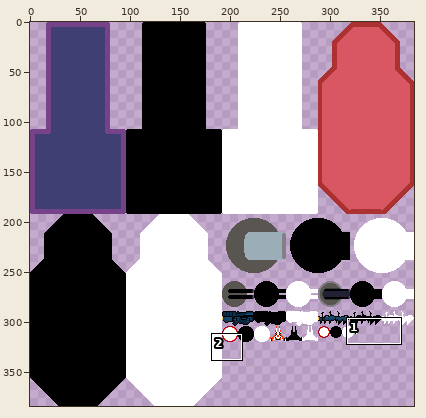
Sprite sheet: data/combat_sprites.png. Above, an overview of the earlier version with the close-up marked.
Close-up. Earlier state:
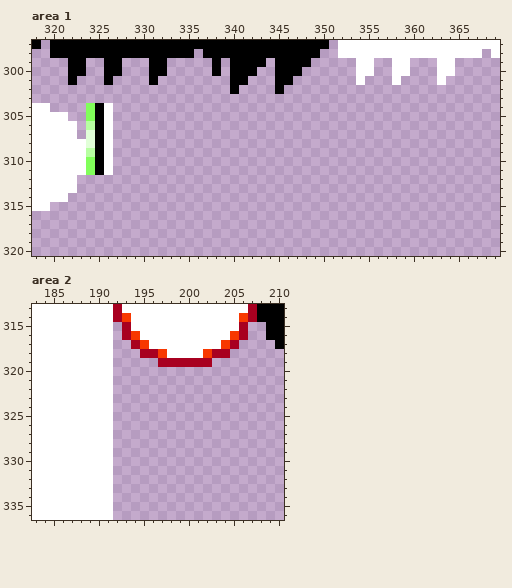
The file is 384x384 pixels. Colours within 5 levels of each other are drawn and written as one. Shown: area 1: x 318..369, y 297..320; area 2: x 183..210, y 313..336.
New version:
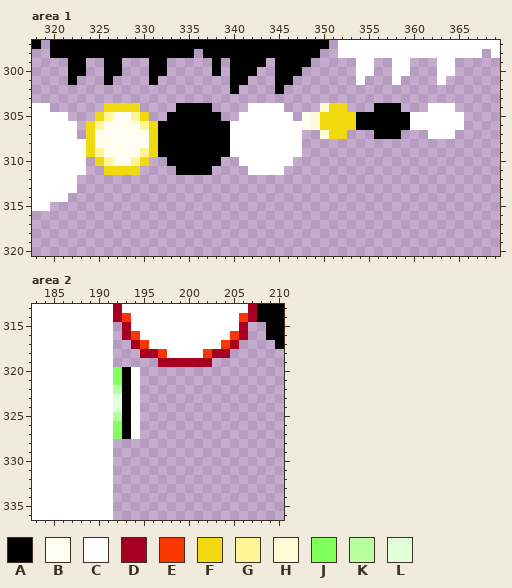
Palette (. is transparent): A #000000  B #fffdf0  C #ffffff  D #a80020  E #f83800  F #f1d910  G #fff496  H #fffbd6  J #81ff5a  K #b7ffa1  L #e1ffd8
What changed:
--- area 1
@@ x 318..369 @@
 303 ....................................................
-304 CC....JAC...........................................
-305 CCCC..JAC...........................................
-306 CCCCC.KAC...........................................
-307 CCCCC.LAC...........................................
-308 CCCCCCLAC...........................................
-309 CCCCCCKAC...........................................
-310 CCCCCCJAC...........................................
-311 CCCCCCJAC...........................................
+304 CC......FFFF....AAAA....CCCC....HFF...AAA...CCC.....
+305 CCCC...FGBBGF..AAAAAA..CCCCCC.BHFFFFAAAAAACCCCCC....
+306 CCCCC.FGBBBBGFAAAAAAAACCCCCCCCBHFFFFAAAAAACCCCCC....
+307 CCCCC.FBBBBBBFAAAAAAAACCCCCCCC..HFF...AAA...CCC.....
+308 CCCCCCFBBBBBBFAAAAAAAACCCCCCCC......................
+309 CCCCCCFGBBBBGFAAAAAAAACCCCCCCC......................
+310 CCCCCC.FGBBGF..AAAAAA..CCCCCC.......................
+311 CCCCCC..FFFF....AAAA....CCCC........................
 312 CCCCC...............................................
--- area 2
@@ x 190..196 @@
 319 CC.....
-320 CC.....
-321 CC.....
-322 CC.....
-323 CC.....
-324 CC.....
-325 CC.....
-326 CC.....
-327 CC.....
+320 CCJAC..
+321 CCJAC..
+322 CCKAC..
+323 CCLAC..
+324 CCLAC..
+325 CCKAC..
+326 CCJAC..
+327 CCJAC..
 328 CC.....
Pixel boxes of the changes (left, top, right, bottom) in both close-ups:
changed: (86, 103, 464, 175)
added: (113, 367, 140, 439)
